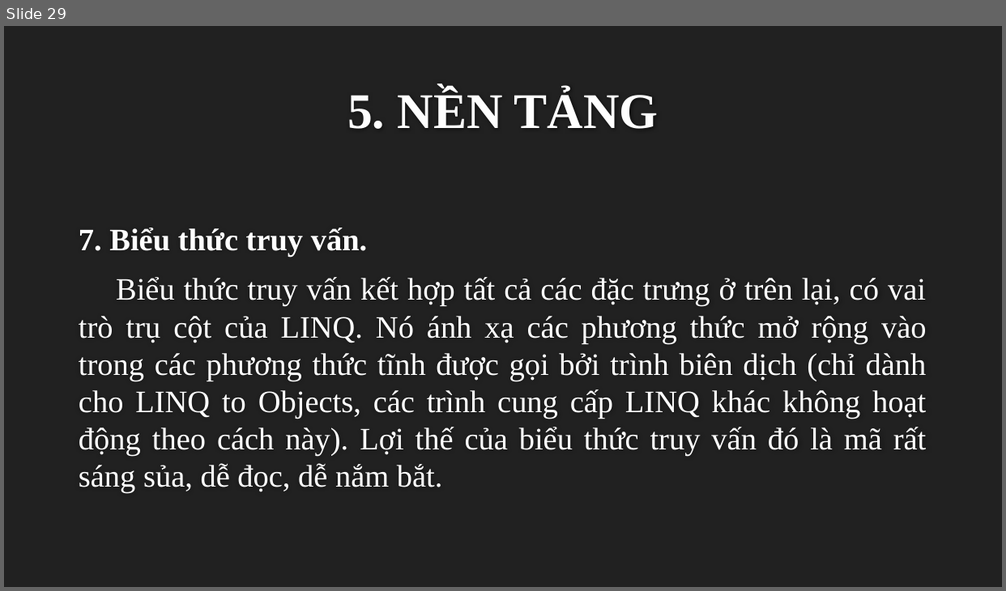
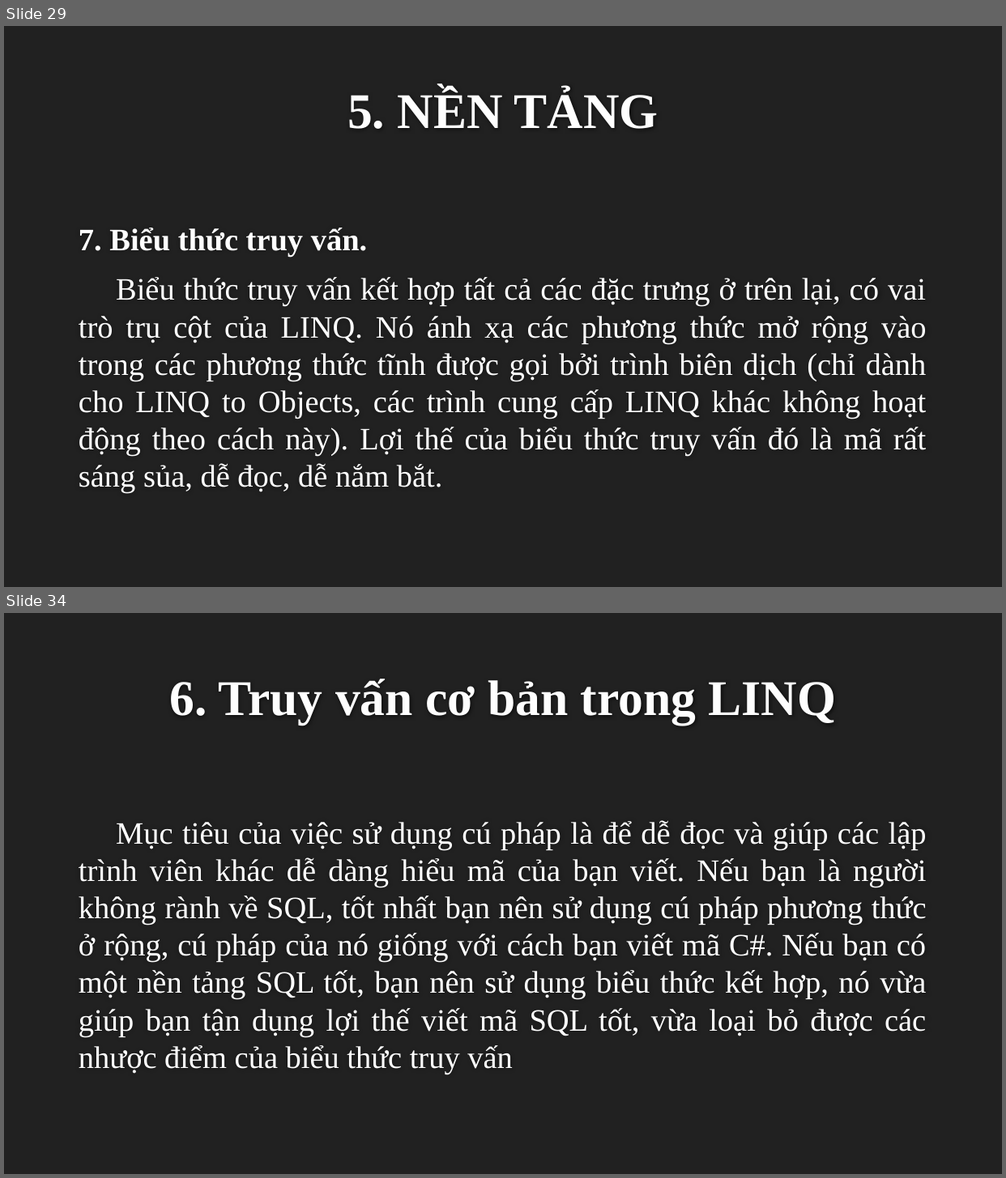
Before and after one commit to dotrunghieu0903/CongNgheNet, a slide deck: LINQ-NEW.pptx. Shown one above the other, each under a label of ours: slide 29 before the commit, slides 29 and 34 after it; the slides between them are not shown. The pictures are 1006x591 and 1006x1178 pixels, drawn with LibreOffice and Linux fonts; fonts in the diff are those of the drawing; background and template pictures are left out. Boxes give left, top, right and bottom in pixels: in the first picture for what was removed or moved away, otherwise in the second. Text is boxed around its words. In the diff, an @@ line names an element or a change of style, - is before the commit and + after.

```diff
--- a/LINQ-NEW.pptx
+++ b/LINQ-NEW.pptx
@@ slide 34 added at bbox=[4, 613, 1002, 1174], background #212121 @@
@@ title added at bbox=[169, 679, 836, 724], 48 pt, text #FEFEFE, bold @@
+6. Truy vấn cơ bản trong LINQ
@@ text added at bbox=[79, 820, 927, 1075], 30 pt, text #FFFFFF @@
+Mục tiêu của việc sử dụng cú pháp là để dễ đọc và giúp các lập trình viên khác dễ dàng hiểu mã của bạn viết. Nếu bạn là người không rành về SQL, tốt nhất bạn nên sử dụng cú pháp phương thức ở rộng, cú pháp của nó giống với cách bạn viết mã C#. Nếu bạn có một nền tảng SQL tốt, bạn nên sử dụng biểu thức kết hợp, nó vừa giúp bạn tận dụng lợi thế viết mã SQL tốt, vừa loại bỏ được các nhược điểm của biểu thức truy vấn
```
Also in this commit, not shown: 1 slide changed, 4 other slides added.
